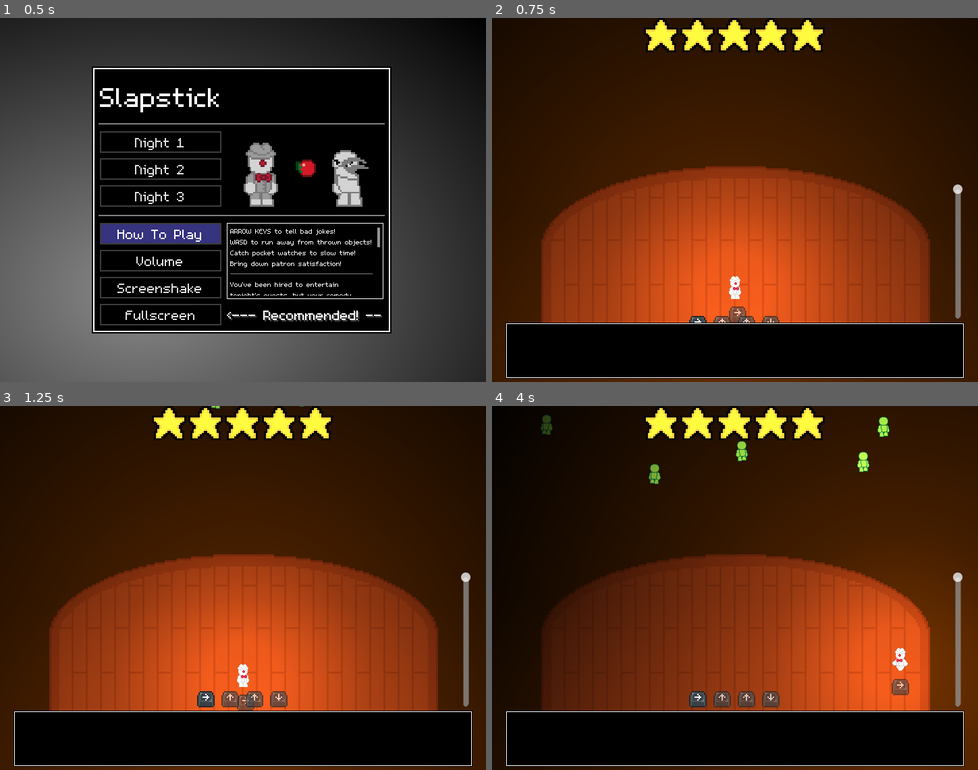
Above: before the commit, frames 1-4 (two rows, left to right).
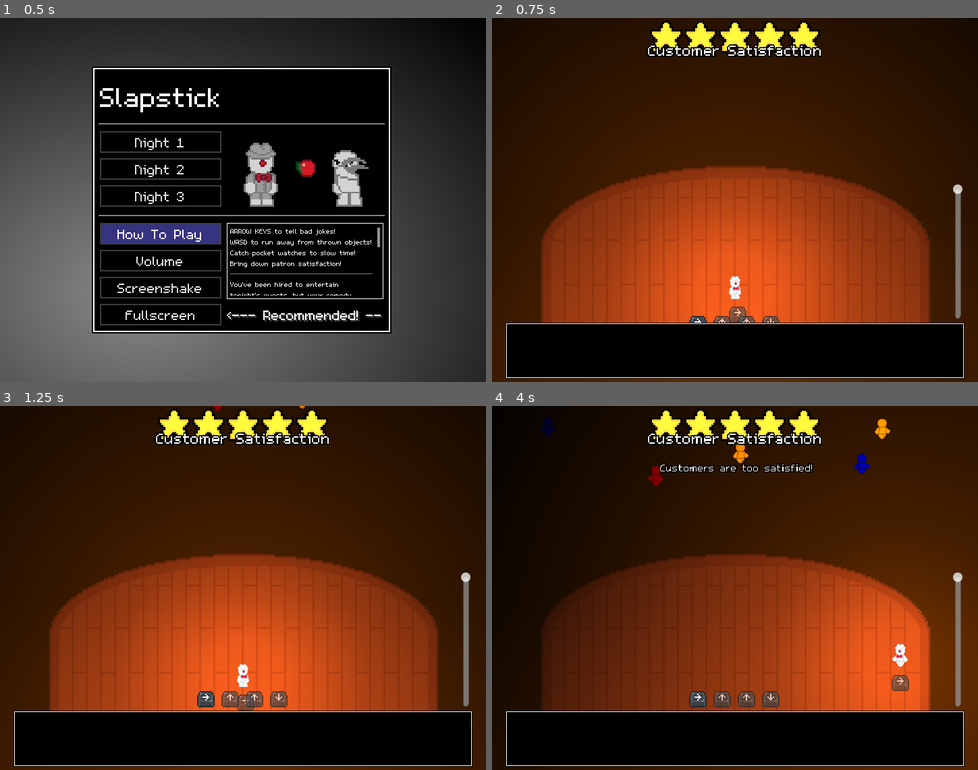
Above: after the commit, the same moments.

Repository: InRe-Dan/MiniJameGam34
Game: Godot game, scene res://menus/main_menu.tscn
Same seed, same stepped clock (60 frames per second), same inputs: the game is played once before the commit and once after it.
Inputs:
- Up to frame 1 (0.5 s): no input
- Up to frame 2 (0.75 s): click "Night 1" at 0.5 s
- Up to frame 3 (1.25 s): no input
- Up to frame 4 (4 s): tap Enter at 1.25 s; hold D (move_right) 1.28-2.03 s; hold S (move_down) 2.03-2.78 s; hold D (move_right) 2.78-3.53 s; hold W (move_up) from 3.53 s (still down)

Frame 1 is identical in both runs. In frame 2, 2.2% of the frame differs, in the area x 31-69%, y 0-11%; in frame 3, 2.2%; in frame 4, 3.5%, in the area x 10-86%, y 0-80%.

Commit message:
Added "tutorial message"

Diff:
--- a/Hazard/spectators/spectator.tscn
+++ b/Hazard/spectators/spectator.tscn
@@ -1,10 +1,10 @@
 [gd_scene load_steps=17 format=3 uid="uid://bllvgnlk03rvh"]
 
 [ext_resource type="Script" path="res://Hazard/spectators/spectator.gd" id="1_6wfni"]
-[ext_resource type="Texture2D" uid="uid://bluedw7troaw8" path="res://Assets/Pixel_art/guyDemo.png" id="2_0b4by"]
 [ext_resource type="Shader" path="res://Hazard/spectators/spectator.gdshader" id="2_sxp2u"]
 [ext_resource type="Texture2D" uid="uid://cufifwyefdlic" path="res://Assets/Pixel_art/animations.png" id="3_ar73g"]
 [ext_resource type="PackedScene" uid="uid://diblmhw3qf4io" path="res://Hazard/spectators/speech.tscn" id="4_abpmd"]
+[ext_resource type="Texture2D" uid="uid://datbeknv2lb5j" path="res://Assets/Pixel_art/walk-Sheet.png" id="4_ugi24"]
 
 [sub_resource type="CapsuleShape2D" id="CapsuleShape2D_7uuij"]
 radius = 12.0
@@ -40,13 +40,13 @@
 atlas = ExtResource("3_ar73g")
 region = Rect2(120, 160, 40, 40)
 
-[sub_resource type="AtlasTexture" id="AtlasTexture_m300q"]
-atlas = ExtResource("2_0b4by")
-region = Rect2(128, 0, 32, 32)
+[sub_resource type="AtlasTexture" id="AtlasTexture_cb6ps"]
+atlas = ExtResource("4_ugi24")
+region = Rect2(40, 0, 40, 40)
 
-[sub_resource type="AtlasTexture" id="AtlasTexture_g8u3v"]
-atlas = ExtResource("2_0b4by")
-region = Rect2(160, 0, 32, 32)
+[sub_resource type="AtlasTexture" id="AtlasTexture_8qnkc"]
+atlas = ExtResource("4_ugi24")
+region = Rect2(80, 0, 40, 40)
 
 [sub_resource type="SpriteFrames" id="SpriteFrames_n1hrr"]
 animations = [{
@@ -77,14 +77,14 @@
 }, {
 "frames": [{
 "duration": 1.0,
-"texture": SubResource("AtlasTexture_m300q")
+"texture": SubResource("AtlasTexture_cb6ps")
 }, {
 "duration": 1.0,
-"texture": SubResource("AtlasTexture_g8u3v")
+"texture": SubResource("AtlasTexture_8qnkc")
 }],
 "loop": true,
 "name": &"walk",
-"speed": 5.0
+"speed": 8.0
 }]
 
 [node name="Spectator" type="CharacterBody2D"]
@@ -106,7 +106,7 @@
 material = SubResource("ShaderMaterial_7h6x2")
 position = Vector2(1, -5)
 sprite_frames = SubResource("SpriteFrames_n1hrr")
-animation = &"idle"
+animation = &"walk"
 autoplay = "idle"
 
 [node name="Debug" type="Label" parent="."]
--- /dev/null
+++ b/Main/hint.gd
@@ -0,0 +1,18 @@
+extends Control
+
+@onready var one : Label = $Thing1
+@onready var two : Label = $Thing2
+
+# Called when the node enters the scene tree for the first time.
+func _ready() -> void:
+	if Globals.current_level != 1: return
+	var t1 : Tween = get_tree().create_tween()
+	var t2 : Tween = get_tree().create_tween()
+	t1.tween_interval(2)
+	t1.tween_property(one, "global_position:y", 80, 0.4)
+	t1.tween_interval(7.6)
+	t1.tween_property(one, "modulate:a", 0, 0.4)
+	t2.tween_interval(5)
+	t2.tween_property(two, "global_position:y", 110, 0.4)
+	t2.tween_interval(4.6)
+	t2.tween_property(two, "modulate:a", 0, 0.4)
--- a/Main/main.tscn
+++ b/Main/main.tscn
@@ -8,6 +8,7 @@
 [ext_resource type="Script" path="res://Main/audience_manager.gd" id="4_8158h"]
 [ext_resource type="AudioStream" uid="uid://c4cn3gkxnh8xa" path="res://Assets/Audio/general-chatter-in-bar-14816.mp3" id="7_8vygh"]
 [ext_resource type="Script" path="res://Main/approval_rating.gd" id="7_id6l1"]
+[ext_resource type="Script" path="res://Main/hint.gd" id="8_ahute"]
 [ext_resource type="PackedScene" uid="uid://clt5oswt5gxrq" path="res://Jokes/dialogue_container.tscn" id="8_mh3dp"]
 [ext_resource type="Texture2D" uid="uid://b33du3u0dl4a3" path="res://Assets/Pixel_art/stars.png" id="8_od55v"]
 [ext_resource type="AudioStream" uid="uid://x22xmvix84cv" path="res://Assets/Audio/The Clownlessdrum.mp3" id="11_kk78x"]
@@ -66,6 +67,24 @@
 atlas = ExtResource("8_od55v")
 region = Rect2(0, 0, 18, 18)
 
+[sub_resource type="LabelSettings" id="LabelSettings_21j47"]
+font_size = 48
+outline_size = 10
+outline_color = Color(0, 0, 0, 0.878431)
+shadow_size = 0
+shadow_color = Color(0, 0, 0, 1)
+shadow_offset = Vector2(3, 1)
+
+[sub_resource type="LabelSettings" id="LabelSettings_qjdbk"]
+font_size = 32
+outline_size = 10
+outline_color = Color(0, 0, 0, 0.741176)
+
+[sub_resource type="LabelSettings" id="LabelSettings_16tqe"]
+font_size = 32
+outline_size = 10
+outline_color = Color(0, 0, 0, 0.737255)
+
 [sub_resource type="Gradient" id="Gradient_rwn58"]
 offsets = PackedFloat32Array(0, 0.980519)
 colors = PackedColorArray(1, 1, 1, 1, 0, 0, 0, 1)
@@ -143,18 +162,18 @@
 shape = SubResource("WorldBoundaryShape2D_0helb")
 
 [node name="BottomWall" type="CollisionShape2D" parent="Collision/WorldBounds"]
-position = Vector2(358, 460)
+position = Vector2(358, 454)
 shape = SubResource("WorldBoundaryShape2D_ybwdi")
 
 [node name="Stage" type="StaticBody2D" parent="Collision"]
-position = Vector2(360, 500)
+position = Vector2(360, 512)
 collision_layer = 16
 collision_mask = 0
 
 [node name="CollisionPolygon2D" type="CollisionPolygon2D" parent="Collision/Stage"]
 position = Vector2(0, -40)
 scale = Vector2(1.1, 1.1)
-polygon = PackedVector2Array(-280, 0, 280, 0, 280, -130, 260, -160, 200, -195, 80, -225, -80, -225, -200, -195, -260, -160, -280, -130)
+polygon = PackedVector2Array(-261.818, -0.909088, 262.727, 6.36365, 263.636, -130, 247.273, -155.455, 196.364, -192.727, 80, -225, -80, -225, -200, -195, -248.182, -152.727, -260.909, -130.909)
 
 [node name="SpectatorArea" type="StaticBody2D" parent="Collision"]
 position = Vector2(360, 500)
@@ -193,6 +212,7 @@
 layer = 5
 
 [node name="Control" type="Control" parent="UI"]
+z_index = 10
 layout_mode = 3
 anchors_preset = 15
 anchor_right = 1.0
@@ -201,45 +221,77 @@
 offset_bottom = 480.0
 grow_horizontal = 2
 grow_vertical = 2
-
-[node name="ApprovalRating" type="HBoxContainer" parent="UI/Control"]
+scale = Vector2(0.75, 0.75)
+script = ExtResource("8_ahute")
+
+[node name="VBoxContainer" type="VBoxContainer" parent="UI/Control"]
+layout_mode = 0
+offset_left = 312.0
+offset_top = 5.33333
+offset_right = 648.0
+offset_bottom = 69.3333
+
+[node name="ApprovalRating" type="HBoxContainer" parent="UI/Control/VBoxContainer"]
 unique_name_in_owner = true
 custom_minimum_size = Vector2(0, 64)
-layout_mode = 1
-anchors_preset = 10
-anchor_right = 1.0
-offset_left = 215.0
-offset_right = -865.0
-offset_bottom = 64.0
-grow_horizontal = 2
-scale = Vector2(0.8, 0.8)
+layout_mode = 2
 alignment = 1
 script = ExtResource("7_id6l1")
 
-[node name="1" type="TextureRect" parent="UI/Control/ApprovalRating"]
+[node name="1" type="TextureRect" parent="UI/Control/VBoxContainer/ApprovalRating"]
 layout_mode = 2
 texture = SubResource("AtlasTexture_37ogi")
 expand_mode = 2
 
-[node name="2" type="TextureRect" parent="UI/Control/ApprovalRating"]
+[node name="2" type="TextureRect" parent="UI/Control/VBoxContainer/ApprovalRating"]
 layout_mode = 2
 texture = SubResource("AtlasTexture_e1m18")
 expand_mode = 2
 
-[node name="3" type="TextureRect" parent="UI/Control/ApprovalRating"]
+[node name="3" type="TextureRect" parent="UI/Control/VBoxContainer/ApprovalRating"]
 layout_mode = 2
 texture = SubResource("AtlasTexture_i8kgp")
 expand_mode = 2
 
-[node name="4" type="TextureRect" parent="UI/Control/ApprovalRating"]
+[node name="4" type="TextureRect" parent="UI/Control/VBoxContainer/ApprovalRating"]
 layout_mode = 2
 texture = SubResource("AtlasTexture_ra1rn")
 expand_mode = 2
 
-[node name="5" type="TextureRect" parent="UI/Control/ApprovalRating"]
+[node name="5" type="TextureRect" parent="UI/Control/VBoxContainer/ApprovalRating"]
 layout_mode = 2
 texture = SubResource("AtlasTexture_6yyrn")
 expand_mode = 2
+
+[node name="Label" type="Label" parent="UI/Control"]
+layout_mode = 0
+offset_left = 306.667
+offset_top = 42.6667
+offset_right = 651.667
+offset_bottom = 80.6667
+text = "Customer Satisfaction"
+label_settings = SubResource("LabelSettings_21j47")
+
+[node name="Thing1" type="Label" parent="UI/Control"]
+z_index = -1
+layout_mode = 0
+offset_left = 332.0
+offset_top = -60.0
+offset_right = 634.0
+offset_bottom = -34.0
+text = "Customers are too satisfied!"
+label_settings = SubResource("LabelSettings_qjdbk")
+
+[node name="Thing2" type="Label" parent="UI/Control"]
+z_index = -1
+layout_mode = 0
+offset_left = 374.667
+offset_top = -30.6667
+offset_right = 586.667
+offset_bottom = -4.66667
+text = "Tell some bad jokes!"
+label_settings = SubResource("LabelSettings_16tqe")
+horizontal_alignment = 1
 
 [node name="PromptContainer" type="CenterContainer" parent="UI"]
 custom_minimum_size = Vector2(0, 50)
Not shown, added: Assets/Pixel_art/walk-Sheet.png.import
Not shown: 1 places in Main/main.tscn that only renumber resources
